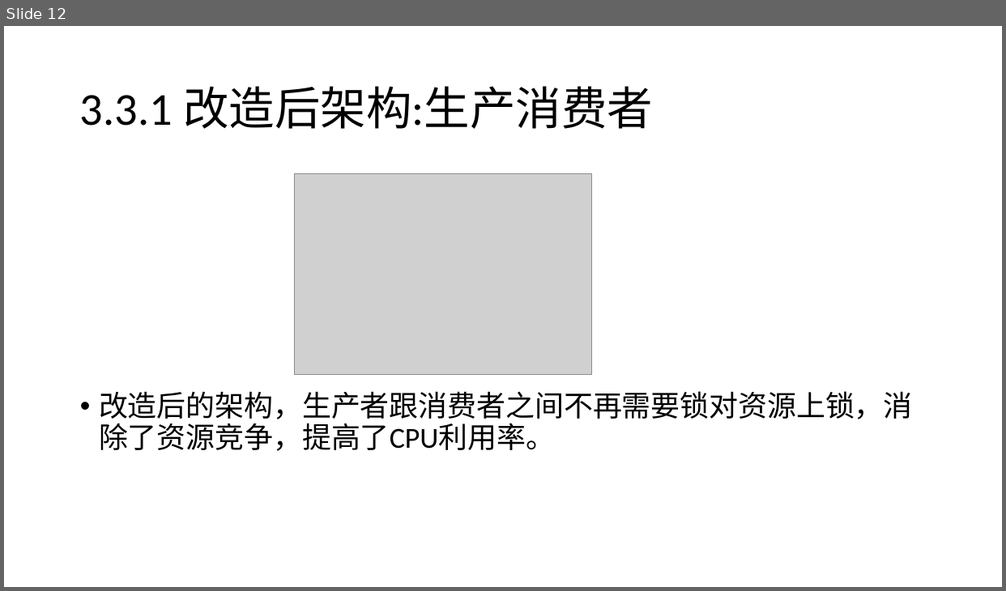
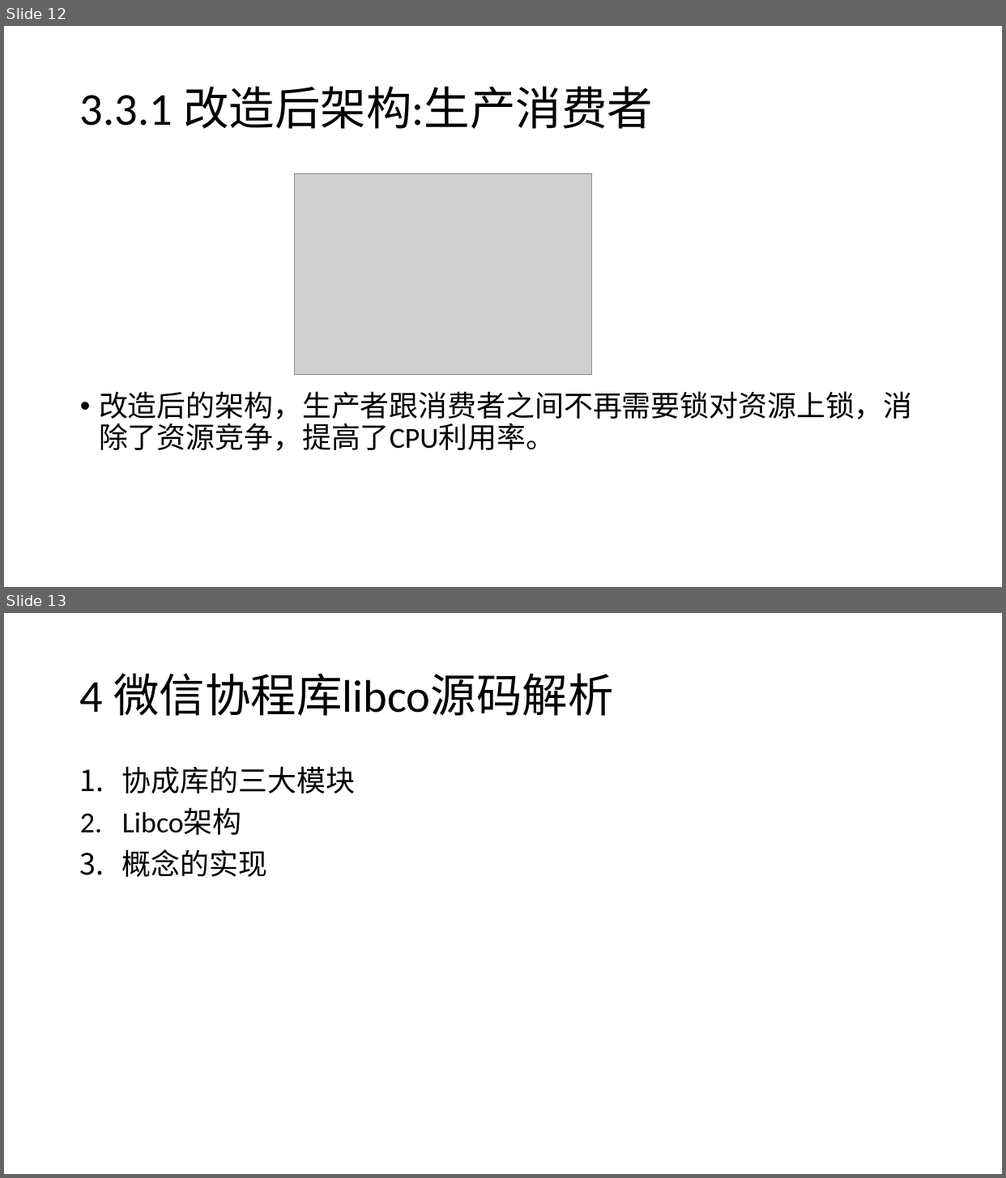
Before and after one commit to djpan0303/tech_paper, a slide deck: 协程/协程-潘东经.pptx. Shown one above the other, each under a label of ours: slide 12 before the commit, slides 12 and 13 after it. The pictures are 1006x591 and 1006x1178 pixels, drawn with LibreOffice and Linux fonts; fonts in the diff are those of the drawing; grey boxes stand for pictures. Boxes give left, top, right and bottom in pixels: in the first picture for what was removed or moved away, otherwise in the second. Text is boxed around its words. In the diff, an @@ line names an element or a change of style, - is before the commit and + after.

```diff
--- a/协程/协程-潘东经.pptx
+++ b/协程/协程-潘东经.pptx
@@ slide 13 added at (4,613,1002,1174), background #FFFFFF @@
@@ title added at (80,673,613,716), 44 pt, text #000000 @@
+4 微信协程库libco源码解析
@@ text added at (122,766,355,877), 28 pt, text #000000 @@
+1. 协成库的三大模块
+2. Libco架构
+3. 概念的实现
```
Also in this commit, not shown: 2 slides changed, 3 other slides added, 2 other files.
